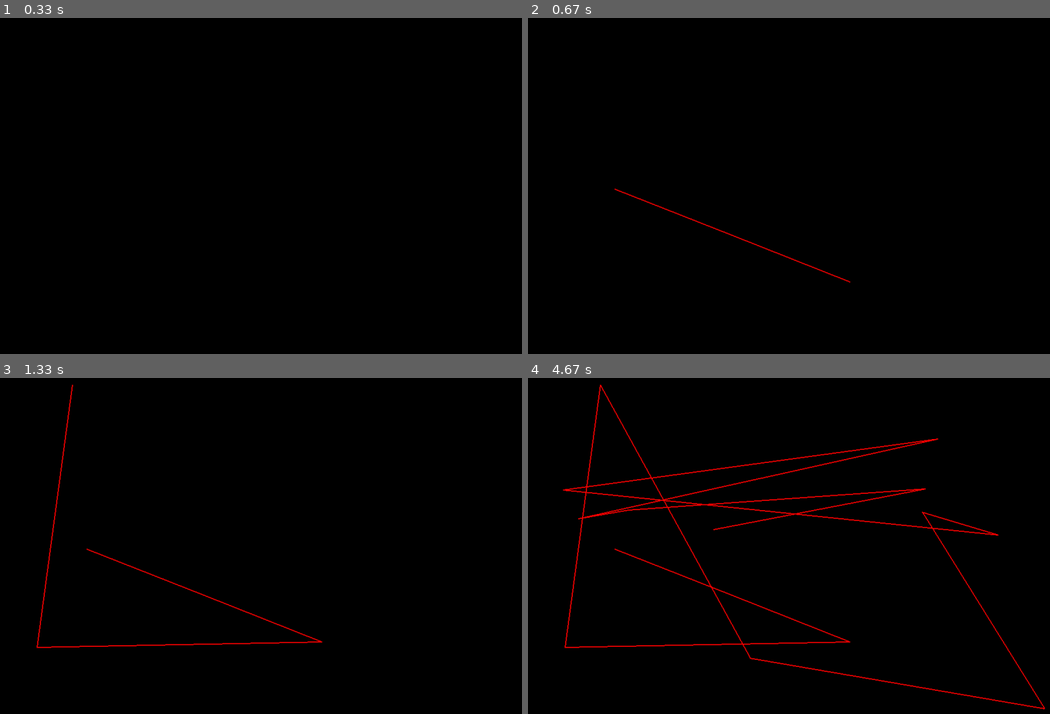
Above: before the commit, frames 1-4 (two rows, left to right).
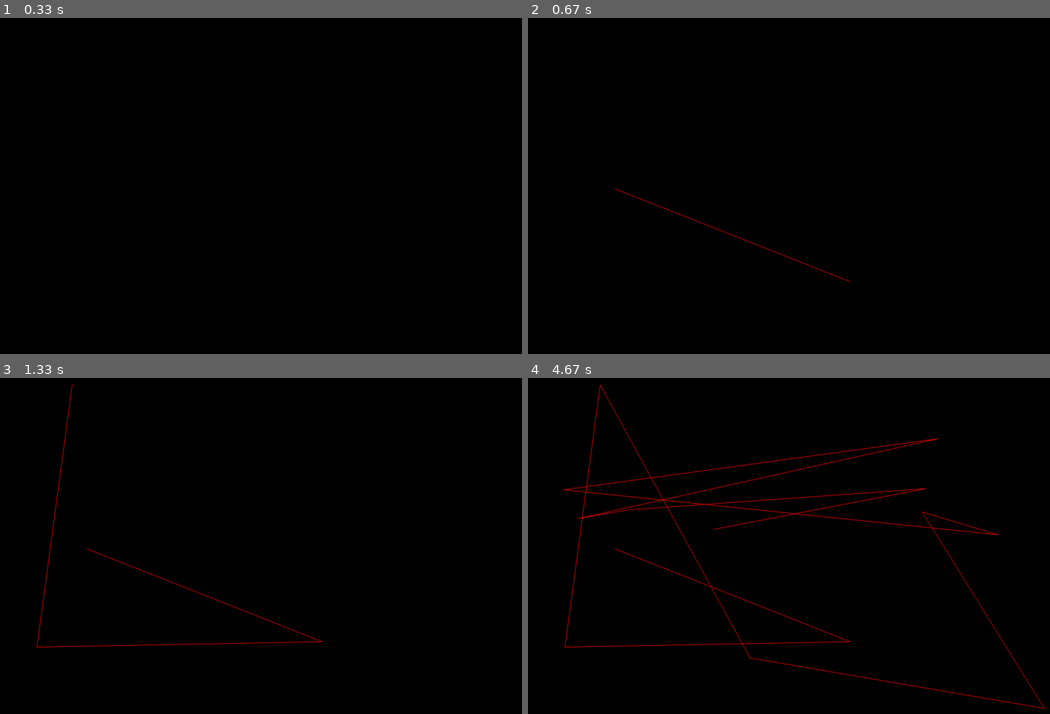
Above: after the commit, the same moments.

Repository: rhainne/py-game-dev
Game: pygame game, started from drawing_lines.py
The game is run twice, just before and just after one commit, with the same random seed, the same clock (stepped at 60 frames per second) and the same inputs.
Inputs (mouse positions are in pixels of both pictures, inside the frame that each line leads up to):
- Up to frame 1 (0.33 s): no input
- Up to frame 2 (0.67 s): press the mouse at (616, 189) at 0.37 s; move the mouse to (731, 233) at 0.47 s; release the mouse at (851, 280) at 0.6 s
- Up to frame 3 (1.33 s): click (36, 646) at 0.72 s; click (73, 384) at 1.05 s
- Up to frame 4 (4.67 s): click (747, 656) at 1.38 s; click (1044, 707) at 1.72 s; click (919, 512) at 2.05 s; click (997, 532) at 2.38 s; click (564, 488) at 2.72 s; click (935, 438) at 3.05 s; click (580, 519) at 3.38 s; click (627, 509) at 3.72 s; click (924, 488) at 4.05 s; click (715, 529) at 4.38 s

Frame 1 is identical in both runs. In frame 2, 0.2% of the frame differs, in the area x 16-62%, y 50-79%; in frame 3, 0.7%; in frame 4, 2.8%, in the area x 6-100%, y 1-99%.

Commit message:
daily commit

Diff:
--- a/drawing_lines.py
+++ b/drawing_lines.py
@@ -1,4 +1,10 @@
 from various_functions.pygame_custom_functions import *
+
+"""
+lines have a jagged appearance.
+This is because a pixel can only be drawn at a coordinate on a grid, which may not lie directly underneath a
+line if it is not horizontal or vertical. This effect is called ALIASING.
+"""
 
 pygame.init()
 
@@ -16,5 +22,6 @@
                 del points[0]
     screen.fill((0, 0, 0))
     if len(points) > 1:
-        pygame.draw.lines(screen, (255, 0, 0), False, points, 2)
+        # pygame.draw.lines(screen, (255, 0, 0), False, points, 2)
+        pygame.draw.aalines(screen, (255, 0, 0), False, points, 1)
     pygame.display.update()
--- /dev/null
+++ b/straight_line_movement.py
@@ -0,0 +1,26 @@
+
+from various_functions.pygame_custom_functions import *
+
+background_image_filename = 'assets/chess1280x800.png'
+sprite_image_filename = 'assets/pawn.png'
+l_width, l_height = 1280, 800
+
+pygame.init()
+
+screen = pygame.display.set_mode((l_width, l_height), 0, 32)
+background = pygame.image.load(background_image_filename).convert()
+pawn_sprite = pygame.image.load(sprite_image_filename)
+
+# The x coordinate of our sprite
+x = 0.
+
+while True:
+    for event in pygame.event.get():
+        event_handler(event)
+    screen.blit(background, (0, 0))
+    screen.blit(pawn_sprite, (x, 100))
+    x += 1
+    # If the image goes off the end of the screen, move it back
+    if x > l_width:
+        x -= l_width
+    pygame.display.update()
Binary file added: assets/chess1280x800.png
Binary file added: assets/pawn.png
